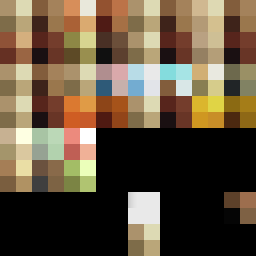
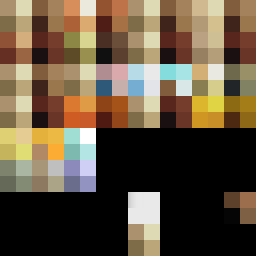
Two versions of the same layered image (w=256, h=256). Layer-by-layer changes:
added layer "Layer 15 copy" above "Layer 15" over box(0, 128, 64, 160)
added layer "Layer 15" above "Layer 14" over box(32, 160, 64, 192)
painted on "Layer 14" over box(0, 128, 96, 192)
